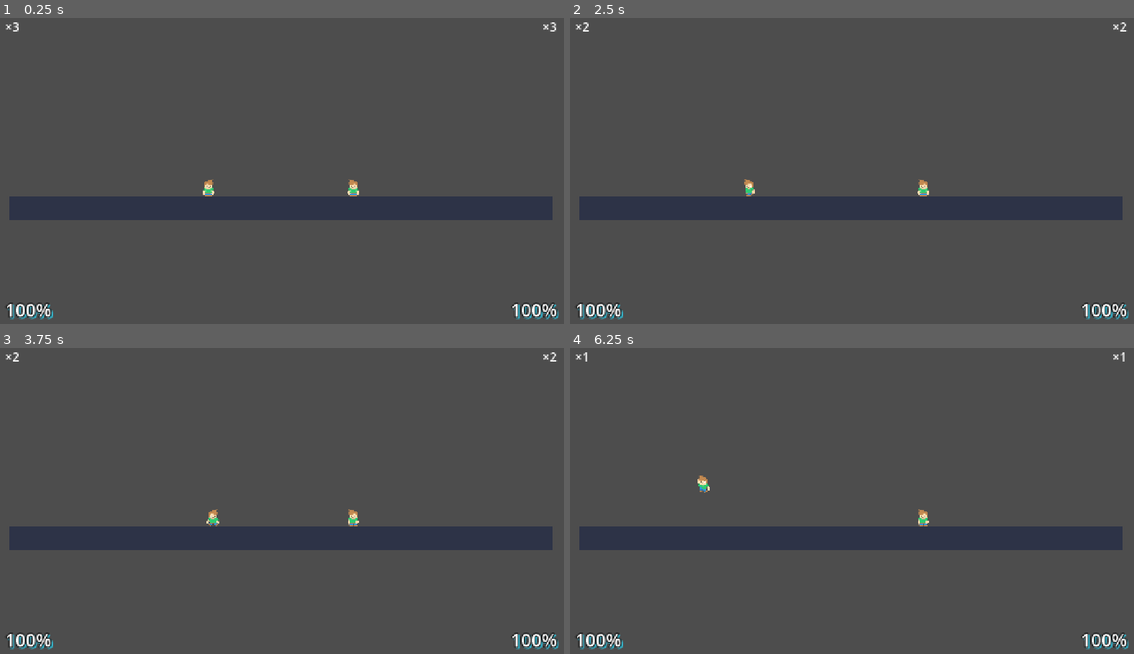
Above: before the commit, frames 1-4 (two rows, left to right).
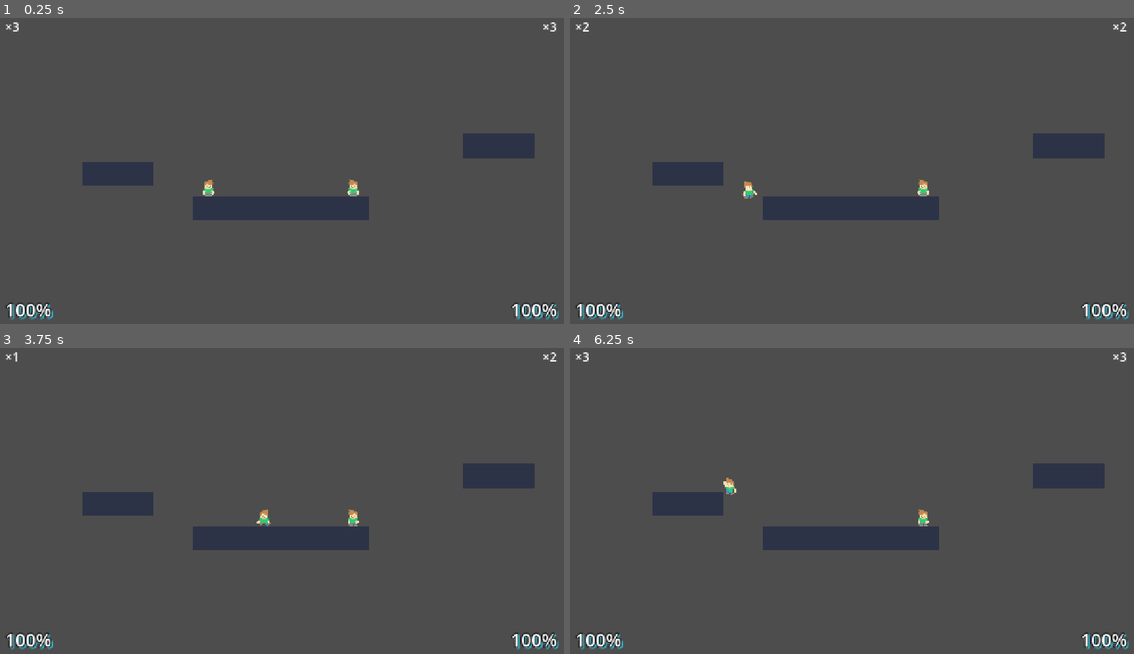
Above: after the commit, the same moments.

Repository: Akuvent/Freakin-hell
Game: Godot game, scene res://scenes/round/combat_sandbox.tscn
Same seed, same stepped clock (60 frames per second), same inputs: the game is played once before the commit and once after it.
Inputs:
- Up to frame 1 (0.25 s): no input
- Up to frame 2 (2.5 s): tap Enter at 0.5 s; hold D (p1_move_right) 0.53-2.03 s; tap Shift (p1_attack) at 0.6 s; tap W (p1_jump) at 0.77, 1.52 s; tap Space (p1_heavy_attack) at 1.35 s; hold A (p1_move_left) from 2.03 s (still down); tap K at 2.1 s
- Up to frame 3 (3.75 s): release A (p1_move_left) at 2.78 s; hold D (p1_move_right) from 2.78 s (still down); tap Shift (p1_attack) at 2.85 s; tap W (p1_jump) at 3.02 s; tap Space (p1_heavy_attack) at 3.6 s
- Up to frame 4 (6.25 s): tap W (p1_jump) at 3.77, 4.52, 6.02 s; release D (p1_move_right) at 4.28 s; hold A (p1_move_left) 4.28-5.03 s; tap K at 4.35 s; hold D (p1_move_right) 5.03-5.78 s; tap Shift (p1_attack) at 5.1 s; hold A (p1_move_left) from 5.78 s (still down); tap Space (p1_heavy_attack) at 5.85 s

The runs differ from the first frame. In frame 1, 7.0% of the frame differs, in the area x 1-98%, y 37-67%; in frame 2, 7.1%; in frame 3, 7.2%; in frame 4, 7.3%, in the area x 1-99%, y 1-67%.

Commit message:
Add round clock in GameManager and map rot controller
- GameManager owns round_clock, started on round bind and stopped when a round resolves
- Add rot controller with glitch start at configured time
- Wire rot controller into combat sandbox and add map_rot settings

Diff:
--- a/data/tuning/defaults.json
+++ b/data/tuning/defaults.json
@@ -1,13 +1,17 @@
 {
   "match": {
-    "default_rounds_to_win": 2,
-    "stocks_per_round": 3
+	"default_rounds_to_win": 2,
+	"stocks_per_round": 3
   },
   "map_rot": {
-    "start_delay_seconds": 60,
-    "collapse_interval_seconds": 2.0
+	"glitch_start_seconds": 60,
+	"decision_seconds": 100,
+	"virus_chance": 0.2,
+	"virus_damage_per_second": 2.0,
+	"roll_interval_min_seconds": 10,
+	"roll_interval_max_seconds": 15
   },
   "items": {
-    "max_per_player_per_round": 3
+	"max_per_player_per_round": 3
   }
 }
--- a/scenes/round/combat_sandbox.tscn
+++ b/scenes/round/combat_sandbox.tscn
@@ -4,9 +4,7 @@
 [ext_resource type="Script" uid="uid://dxcsenaa40u3k" path="res://scripts/camera/camera_shake.gd" id="2_cam"]
 [ext_resource type="Script" uid="uid://bhed60krlw8cm" path="res://scripts/map/world_boundary.gd" id="3_kill"]
 [ext_resource type="Shader" uid="uid://f8slok3gvntk" path="res://resources/shaders/impact_outline.gdshader" id="4_shader"]
-
-[sub_resource type="RectangleShape2D" id="RectangleShape2D_floor"]
-size = Vector2(900, 40)
+[ext_resource type="Script" uid="uid://ch034slgd4hn1" path="res://scenes/round/rot_controller.gd" id="5_o83gg"]
 
 [sub_resource type="RectangleShape2D" id="RectangleShape2D_pit"]
 size = Vector2(1200, 80)
@@ -34,22 +32,15 @@
 shadow_color = Color(0.2, 0.75, 0.85, 0.9)
 shadow_offset = Vector2(3, 3)
 
+[sub_resource type="RectangleShape2D" id="RectangleShape2D_floor"]
+size = Vector2(900, 40)
+
 [node name="CombatSandbox" type="Node2D" unique_id=779182927]
 
 [node name="Camera2D" type="Camera2D" parent="." unique_id=89280855]
 position = Vector2(640, 360)
 zoom = Vector2(1.35, 1.35)
 script = ExtResource("2_cam")
-
-[node name="Floor" type="StaticBody2D" parent="." unique_id=306946426]
-position = Vector2(640, 420)
-
-[node name="CollisionShape2D" type="CollisionShape2D" parent="Floor" unique_id=1690822057]
-shape = SubResource("RectangleShape2D_floor")
-
-[node name="PlatformVisual" type="Polygon2D" parent="Floor" unique_id=1691647197]
-color = Color(0.18, 0.2, 0.28, 1)
-polygon = PackedVector2Array(-450, -20, 450, -20, 450, 20, -450, 20)
 
 [node name="PlayerBody1" parent="." unique_id=1035163072 instance=ExtResource("1_player")]
 position = Vector2(520, 380)
@@ -119,4 +110,40 @@
 text = "×3"
 horizontal_alignment = 2
 
+[node name="RotController" type="Node2D" parent="." unique_id=1300155700]
+script = ExtResource("5_o83gg")
+
+[node name="Floor" type="StaticBody2D" parent="RotController" unique_id=306946426]
+position = Vector2(640, 420)
+scale = Vector2(0.325, 1)
+
+[node name="CollisionShape2D" type="CollisionShape2D" parent="RotController/Floor" unique_id=1690822057]
+shape = SubResource("RectangleShape2D_floor")
+
+[node name="PlatformVisual" type="Polygon2D" parent="RotController/Floor" unique_id=1691647197]
+color = Color(0.18, 0.2, 0.28, 1)
+polygon = PackedVector2Array(-450, -20, 450, -20, 450, 20, -450, 20)
+
+[node name="Floor2" type="StaticBody2D" parent="RotController" unique_id=679582838]
+position = Vector2(370.472, 362.765)
+scale = Vector2(0.13, 1)
+
+[node name="CollisionShape2D" type="CollisionShape2D" parent="RotController/Floor2" unique_id=146350418]
+shape = SubResource("RectangleShape2D_floor")
+
+[node name="PlatformVisual" type="Polygon2D" parent="RotController/Floor2" unique_id=2074589336]
+color = Color(0.18, 0.2, 0.28, 1)
+polygon = PackedVector2Array(-450, -20, 450, -20, 450, 20, -450, 20)
+
+[node name="Floor3" type="StaticBody2D" parent="RotController" unique_id=789122993]
+position = Vector2(1000, 316.39)
+scale = Vector2(0.13, 1)
+
+[node name="CollisionShape2D" type="CollisionShape2D" parent="RotController/Floor3" unique_id=242869547]
+shape = SubResource("RectangleShape2D_floor")
+
+[node name="PlatformVisual" type="Polygon2D" parent="RotController/Floor3" unique_id=112290208]
+color = Color(0.18, 0.2, 0.28, 1)
+polygon = PackedVector2Array(-450, -20, 450, -20, 450, 20, -450, 20)
+
 [connection signal="body_entered" from="Pit" to="Pit" method="_on_body_entered"]
--- /dev/null
+++ b/scenes/round/rot_controller.gd
@@ -0,0 +1,72 @@
+extends Node2D
+
+# Used for any setting missing from defaults.json. Matches the values in the guide.
+const FALLBACK_SETTINGS := {
+	"glitch_start_seconds": 60,
+	"decision_seconds": 100,
+	"virus_chance": 0.2,
+	"virus_damage_per_second": 2.0,
+	"roll_interval_min_seconds": 10,
+	"roll_interval_max_seconds": 15,
+}
+
+var settings: Dictionary = {}
+var platforms: Array = []
+var glitch_started := false
+var next_roll_time = null
+var decided_count := 0
+var glitch_tweens: Array = []
+
+
+# Called when the node enters the scene tree for the first time.
+func _ready():
+	var game_data: Dictionary = GameManager.game_data
+	var section = game_data.get("map_rot")
+	if not (section is Dictionary):
+		push_error("rot_controller: 'map_rot' section missing from defaults.json, using fallback values")
+		section = {}
+
+	for key in FALLBACK_SETTINGS:
+		if section.has(key):
+			settings[key] = section[key]
+		else:
+			push_error("rot_controller: '%s' missing from defaults.json, using fallback %s" % [key, FALLBACK_SETTINGS[key]])
+			settings[key] = FALLBACK_SETTINGS[key]
+
+	for child in get_children():
+		platforms.append(child)
+	if platforms.is_empty():
+		push_error("rot_controller: no platforms found under RotController")
+
+
+# The round clock lives in GameManager (GameManager.round_clock). Read it here, don't count it here.
+func _process(_delta):
+	if not glitch_started and GameManager.round_clock >= settings["glitch_start_seconds"]:
+		start_glitch()
+
+# Runs once per round. Does the setup, then hands off to ongoing_glitch().
+func start_glitch() -> void:
+	if glitch_started:
+		return
+	glitch_started = true
+	ongoing_glitch()
+
+# Keeps every platform flickering until the round resets. Each platform gets its own looping tween.
+func ongoing_glitch() -> void:
+	for platform in platforms:
+		var visual: Polygon2D = platform.get_node("PlatformVisual")
+		var tween := create_tween().set_loops()
+		tween.tween_property(visual, "modulate", Color(1.0, 0.4, 0.9), 0.15)
+		tween.tween_property(visual, "modulate", Color.WHITE, 0.15)
+		glitch_tweens.append(tween)
+
+func reset_round():
+	glitch_started = false
+	next_roll_time = null
+	decided_count = 0
+	for platform in platforms:
+		platform.reset()
+
+
+func platform_decided(platform, result):
+	decided_count = decided_count + 1
--- a/scripts/autoload/game_manager.gd
+++ b/scripts/autoload/game_manager.gd
@@ -16,6 +16,9 @@
 var rounds_to_win : int
 var p1_rounds_won : int = 0
 var p2_rounds_won : int = 0
+# Seconds since the current round started. Only advances while a round is running.
+var round_clock := 0.0
+var _round_clock_running := false
 
 func _ready() -> void:
 	# Deferred: the match scene's nodes may not exist yet when this autoload is ready.
@@ -32,6 +35,7 @@
 	p2_stocks_label = scene.get_node_or_null("UI/P2_Stocks") as Label
 	apply_game_data()
 	_refresh_stock_labels()
+	_start_round_clock()
 
 	var p1 := scene.get_node_or_null("PlayerBody1")
 	var p2 := scene.get_node_or_null("PlayerBody2")
@@ -43,6 +47,17 @@
 		p1.damage_changed.connect(_on_p1_damaged)
 	if p2 and not p2.damage_changed.is_connected(_on_p2_damaged):
 		p2.damage_changed.connect(_on_p2_damaged)
+
+
+func _process(delta: float) -> void:
+	if _round_clock_running:
+		round_clock += delta
+
+
+# Starts a fresh round clock. Runs each time the match scene is bound, which happens at the start of every round.
+func _start_round_clock() -> void:
+	round_clock = 0.0
+	_round_clock_running = true
 
 
 func _refresh_stock_labels() -> void:
@@ -95,6 +110,8 @@
 	if _round_resolving:
 		return
 	_round_resolving = true
+	# Stop the clock as soon as the round is decided, so the result frame doesn't count.
+	_round_clock_running = false
 	await get_tree().process_frame
 	_round_resolving = false
 
Not shown, added: scenes/round/rot_controller.gd.uid
